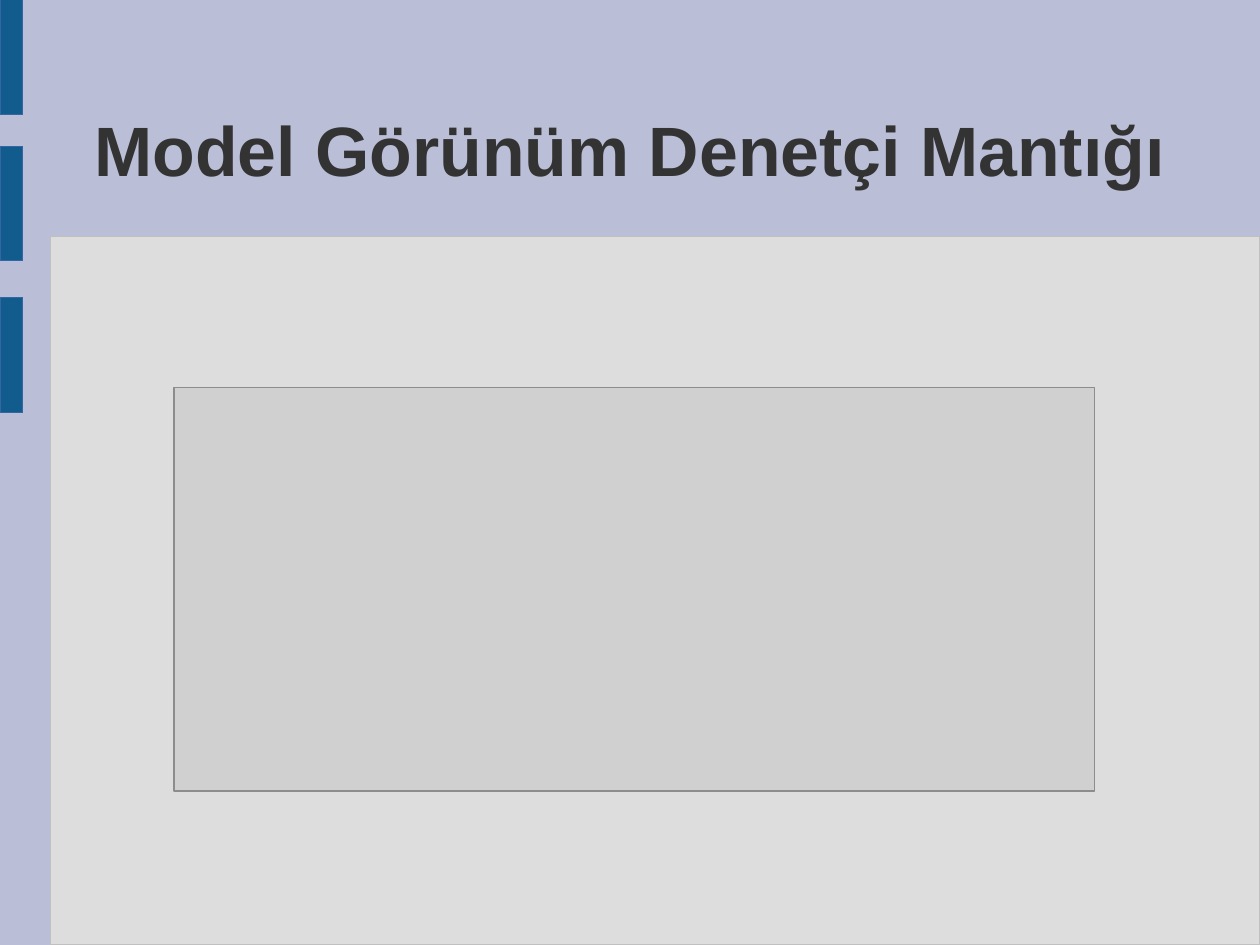
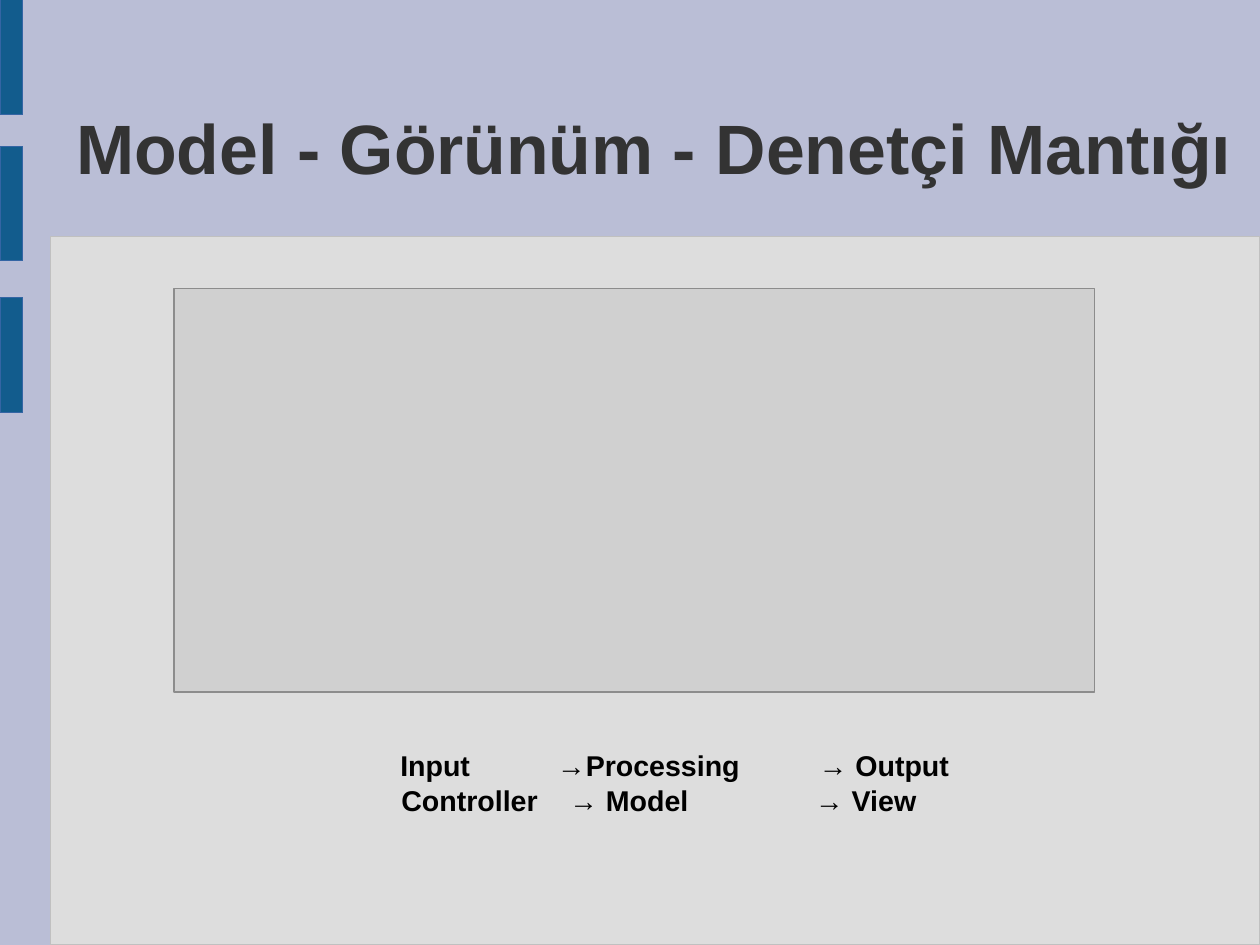
Before and after one commit to askin/misc, a slide deck: slide 6 of intern/cakephp/cakephp.odp (slide 4 before the commit). Drawn at 1260x945 pixels with LibreOffice and Linux fonts; fonts in the diff are those of the drawing; grey boxes stand for pictures. Boxes give left, top, right and bottom in pixels: in the first picture for what was removed or moved away, otherwise in the second. Text is boxed around its words. In the diff, an @@ line names an element or a change of style, - is before the commit and + after.

Commit message:
mvc done

```diff
--- a/intern/cakephp/cakephp.odp
+++ b/intern/cakephp/cakephp.odp
@@ title at (76,122,1231,187): text changed @@
-Model Görünüm Denetçi Mantığı
+Model - Görünüm - Denetçi Mantığı
@@ picture: place and size @@
-picture at (174,388,1094,791)
+picture at (174,289,1094,693)
@@ text added at (400,755,917,812), 18 pt, text #000000, bold @@
+Input →Processing → Output
+Controller → Model → View
```
Also in this commit, not shown: 4 slides added.
